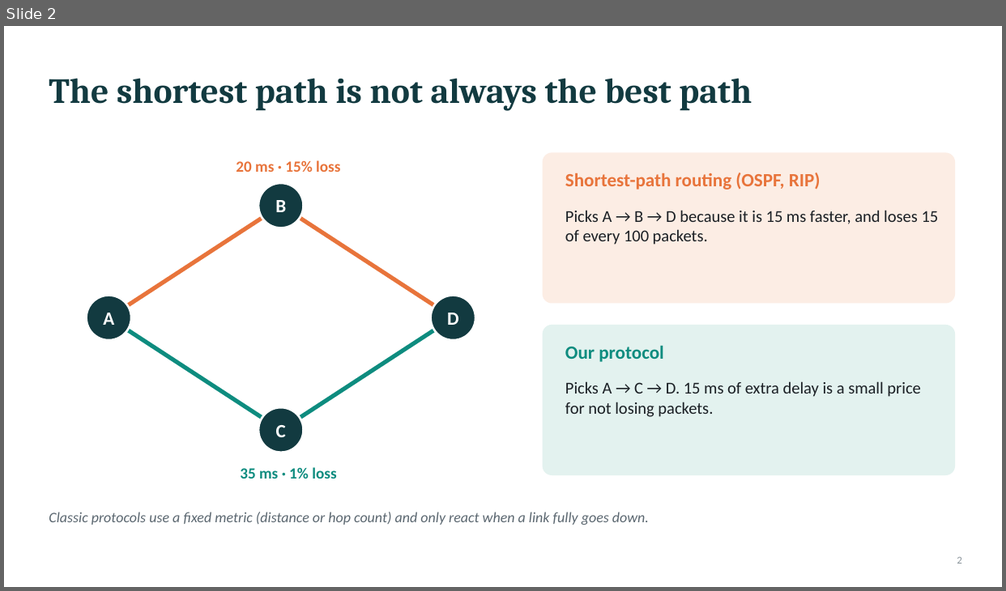
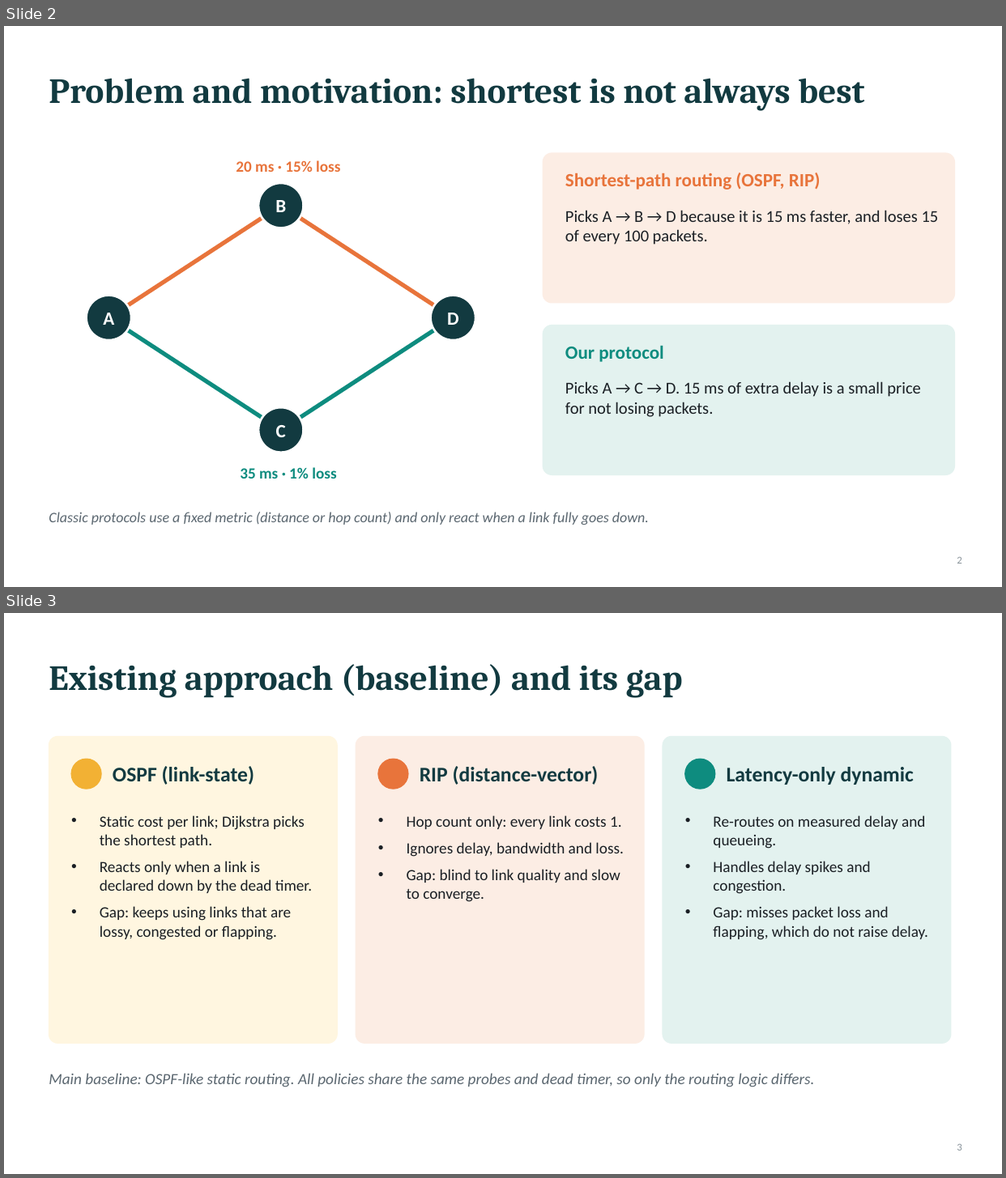
Before and after one commit to nehadamani0909/F2_Team18, a slide deck: submission/F2_Team18_PPT.pptx. Shown one above the other, each under a label of ours: slide 2 before the commit, slides 2 and 3 after it. The pictures are 1006x591 and 1006x1178 pixels, drawn with LibreOffice and Linux fonts; fonts in the diff are those of the drawing. Boxes give left, top, right and bottom in pixels: in the first picture for what was removed or moved away, otherwise in the second. Text is boxed around its words. In the diff, an @@ line names an element or a change of style, - is before the commit and + after.

```diff
--- a/submission/F2_Team18_PPT.pptx
+++ b/submission/F2_Team18_PPT.pptx
@@ slide 3 added at [4,613,1002,1174], background #FFFFFF @@
@@ title added at [49,664,683,698], 34 pt, text #123A40, bold @@
+Existing approach (baseline) and its gap
@@ rounded rectangle added at [49,736,337,1043], fill #FFF6E0, outline #FFF6E0 1 pt @@
@@ rounded rectangle added at [356,736,644,1043], fill #FCEDE4, outline #FCEDE4 1 pt @@
@@ rounded rectangle added at [663,736,951,1043], fill #E3F2EF, outline #E3F2EF 1 pt @@
@@ ellipse added at [71,759,101,789], fill #F2B134, outline #F2B134 1 pt @@
@@ text added at [113,766,254,785], 20 pt, text #123A40, bold @@
+OSPF (link-state)
@@ ellipse added at [378,759,408,789], fill #E8743B, outline #E8743B 1 pt @@
@@ text added at [420,766,599,785], 20 pt, text #123A40, bold @@
+RIP (distance-vector)
@@ ellipse added at [685,759,715,789], fill #0E8C7F, outline #0E8C7F 1 pt @@
@@ text added at [727,767,914,785], 20 pt, text #123A40, bold @@
+Latency-only dynamic
@@ text added at [100,815,312,940], 15 pt, text #1A1F24 @@
+• Static cost per link; Dijkstra picks the shortest path.
+• Reacts only when a link is declared down by the dead timer.
+• Gap: keeps using links that are lossy, congested or flapping.
@@ text added at [407,815,623,902], 15 pt, text #1A1F24 @@
+• Hop count only: every link costs 1.
+• Ignores delay, bandwidth and loss.
+• Gap: blind to link quality and slow to converge.
@@ text added at [713,815,928,940], 15 pt, text #1A1F24 @@
+• Re-routes on measured delay and queueing.
+• Handles delay spikes and congestion.
+• Gap: misses packet loss and flapping, which do not raise delay.
@@ text added at [49,1073,814,1088], 15 pt, text #5B6770, italic @@
+Main baseline: OSPF-like static routing. All policies share the same probes and dead timer, so only the routing logic differs.
@@ page number added at [957,1144,961,1151], 10 pt, text #8A949B @@
+3
@@ slide 2 changed as well @@
@@ title at [49,78,864,111]: text changed @@
-The shortest path is not always the best path
+Problem and motivation: shortest is not always best
```
Also in this commit, not shown: 11 other slides changed, 3 other slides added, 2 other files.
